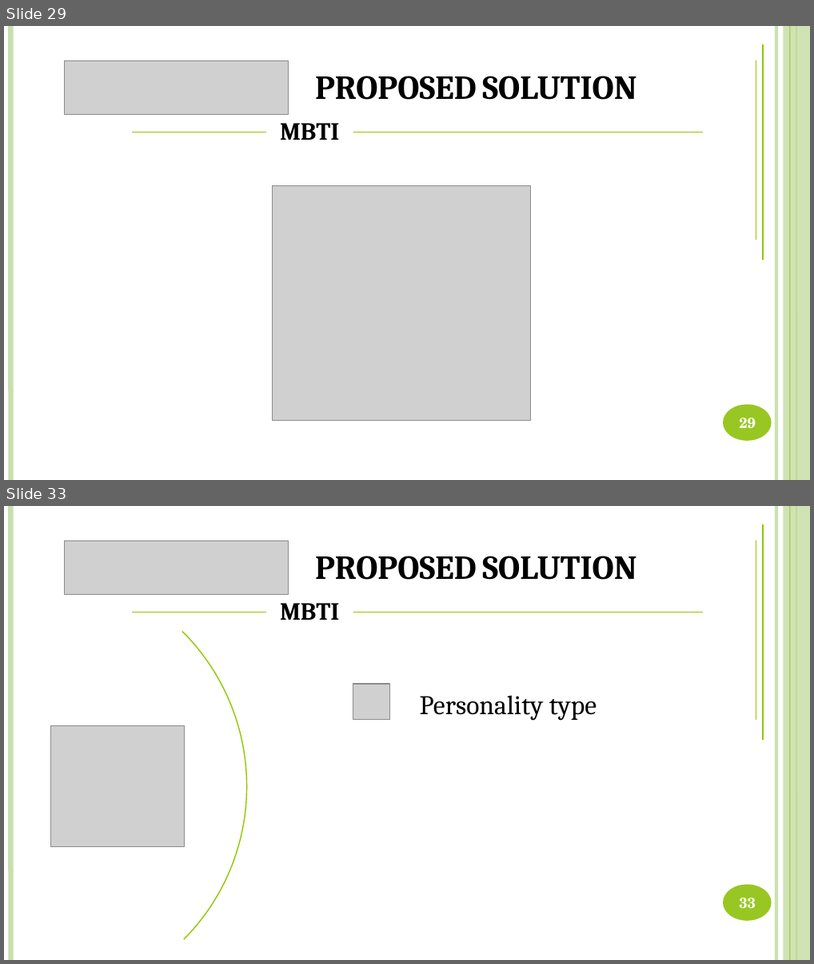
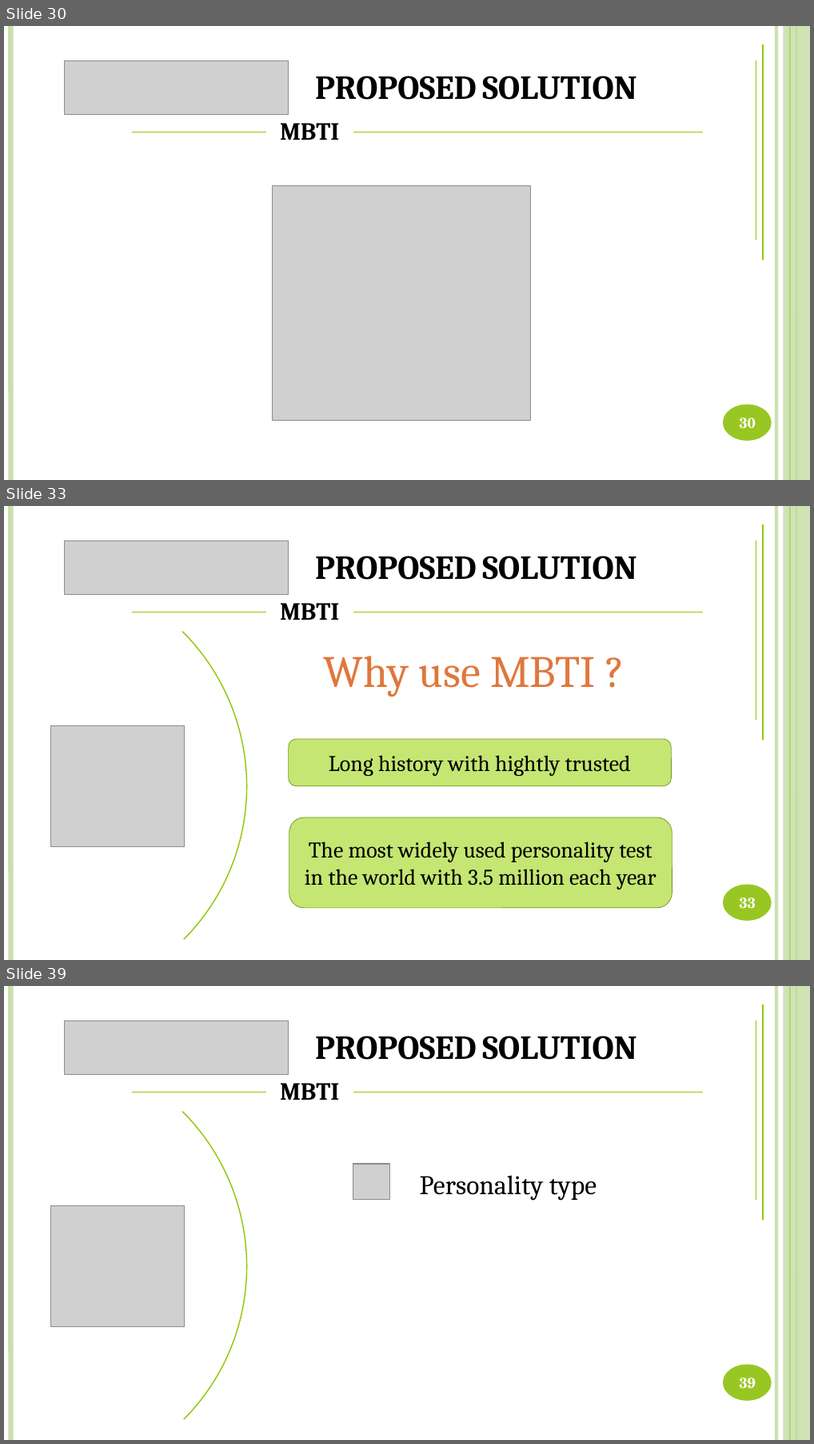
Before and after one commit to DanhLT2/Slide-Unistar, a slide deck: Slide-UniStar/UniStar.pptx. Shown one above the other, each under a label of ours: slides 29 and 33 before the commit, slides 30, 33 and 39 after it; the slides between them are not shown. The pictures are 814x964 and 814x1444 pixels, drawn with LibreOffice and Linux fonts; fonts in the diff are those of the drawing; grey boxes stand for pictures. Boxes give left, top, right and bottom in pixels: in the first picture for what was removed or moved away, otherwise in the second. Text is boxed around its words. In the diff, an @@ line names an element or a change of style, - is before the commit and + after.

```diff
--- a/Slide-UniStar/UniStar.pptx
+++ b/Slide-UniStar/UniStar.pptx
@@ slide 33 added at [4, 506, 810, 960], background #FFFFFF; not listed: 6 template elements that a slide beside it also shows @@
@@ arc (boxed as its full ellipse) added at [4, 506, 337, 960], outline #8FC800 1 pt @@
@@ line added from (764, 740) to (764, 524), #8FC800 1 pt @@
@@ picture added at [65, 540, 289, 595] @@
@@ line added from (756, 720) to (756, 540), #8FC800 1 pt @@
@@ text added at [315, 556, 637, 580], 30 pt, text #000000, bold, small capitals @@
+PROPOSED SOLUTION
@@ line added from (131, 612) to (266, 612), #8FC800 1 pt @@
@@ text added at [280, 603, 339, 620], 22 pt, text #000000, bold @@
+MBTI
@@ line added from (353, 612) to (703, 612), #8FC800 1 pt @@
@@ text added at [324, 656, 596, 696], 40 pt, text gradient #7B3913 to #E0773C to #ECAD8A @@
+Why use MBTI ?
@@ picture added at [50, 725, 184, 846] @@
@@ rounded rectangle added at [289, 739, 672, 786], fill #C5E672, outline #70931A 0.5 pt, 20 pt, text #000000 @@
+Long history with hightly trusted
@@ rounded rectangle added at [290, 817, 673, 908], fill #C5E672, outline #70931A 0.5 pt, 20 pt, text #000000 @@
+The most widely used personality test in the world with 3.5 million each year
@@ page number added at [739, 897, 756, 908], 13 pt, text #FFFFFF, bold @@
+33
@@ what was slide 29 is now slide 30 @@
@@ page number at [739, 417, 756, 428]: text changed @@
-29
+30
@@ what was slide 33 is now slide 39 @@
@@ page number at [739, 1377, 756, 1388]: text changed @@
-33
+39
```
Also in this commit, not shown: 14 slides changed, 20 other slides added, 5 slides removed, 2 other files.
